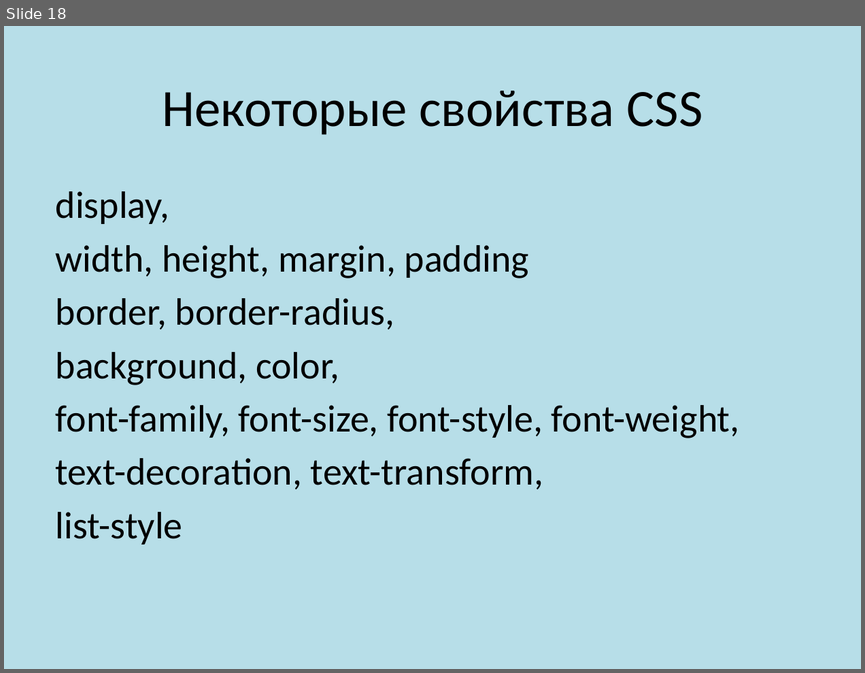
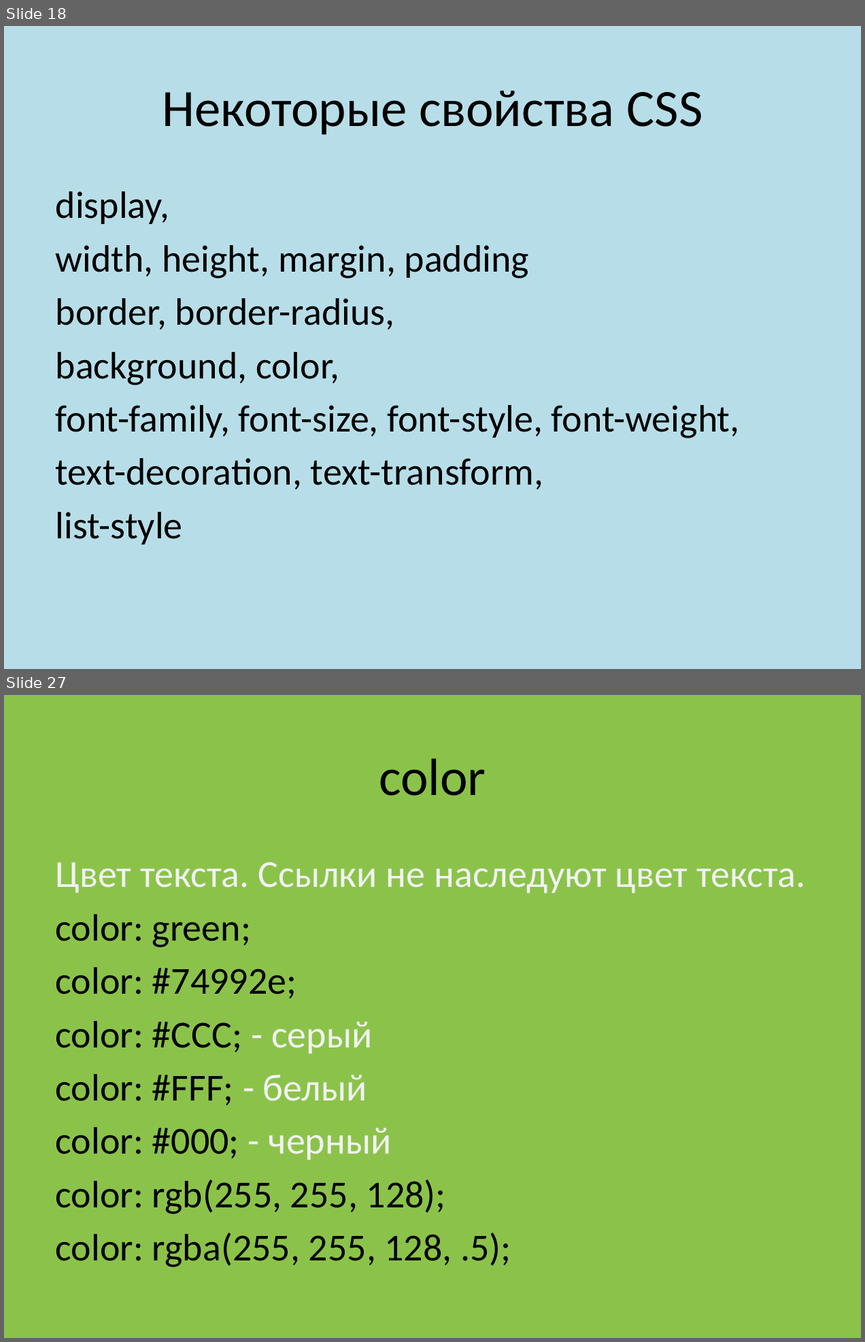
Before and after one commit to fedyashev/course-frontend-group-2, a slide deck: 00-presentation/Frontend 102.pptx. Shown one above the other, each under a label of ours: slide 18 before the commit, slides 18 and 27 after it; the slides between them are not shown. The pictures are 865x673 and 865x1342 pixels, drawn with LibreOffice and Linux fonts; fonts in the diff are those of the drawing. Boxes give left, top, right and bottom in pixels: in the first picture for what was removed or moved away, otherwise in the second. Text is boxed around its words. In the diff, an @@ line names an element or a change of style, - is before the commit and + after.

```diff
--- a/00-presentation/Frontend 102.pptx
+++ b/00-presentation/Frontend 102.pptx
@@ slide 27 added at [4, 695, 861, 1338], background #8BC34A @@
@@ title added at [379, 758, 486, 796], 44 pt, text #000000 @@
+color
@@ text added at [56, 862, 806, 1267], 32 pt, text #000000 @@
+Цвет текста. Ссылки не наследуют цвет текста.
+color: green;
+color: #74992e;
+color: #CCC; - серый
+color: #FFF; - белый
+color: #000; - черный
+color: rgb(255, 255, 128);
+color: rgba(255, 255, 128, .5);
```
Also in this commit, not shown: 6 slides changed, 7 other slides added, 13 other files.
